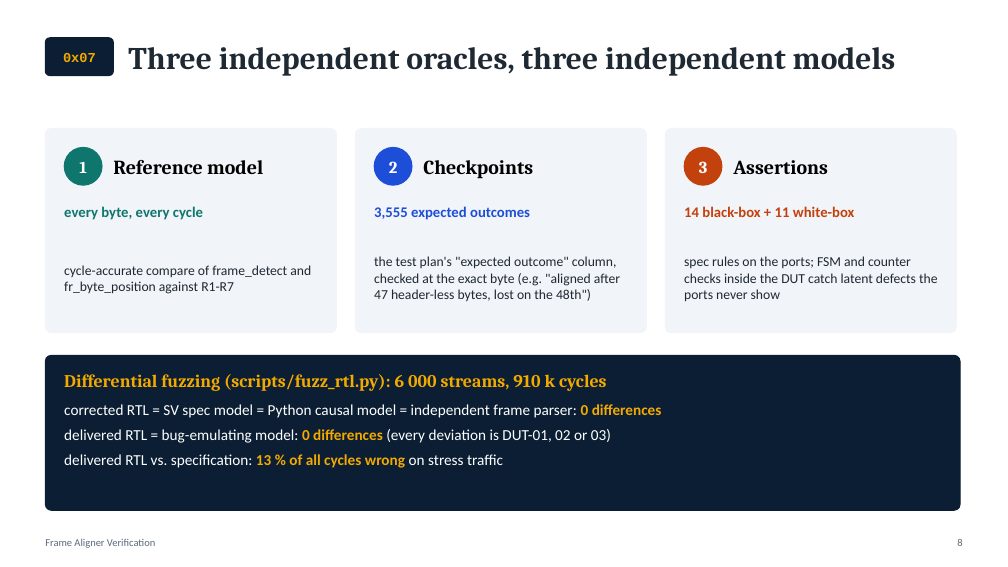
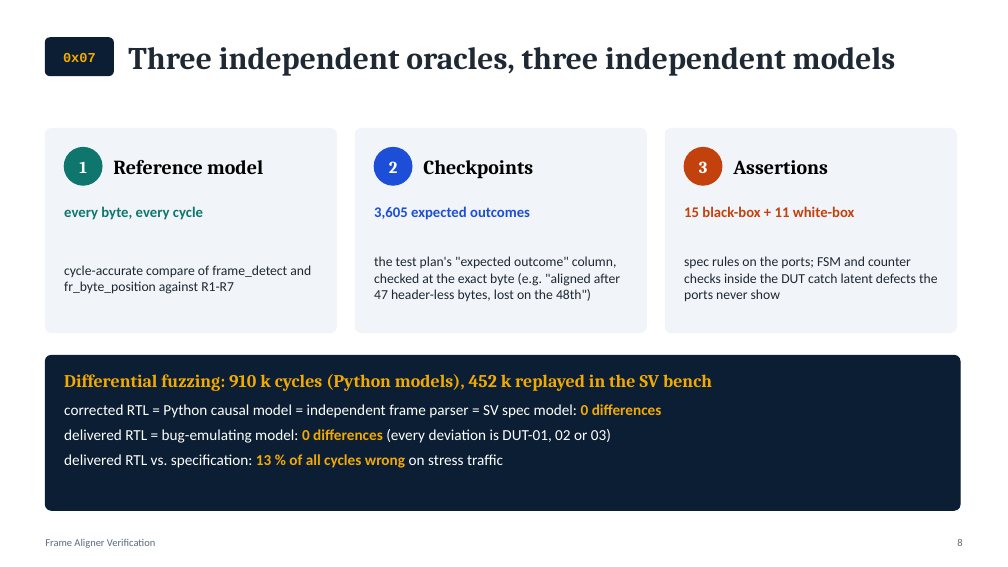
Before and after one commit to yakir1991/Frame-Aligner-verification, a slide deck: slide 8 of docs/Frame_Aligner_Verification.pptx. Drawn at 1008x567 pixels with LibreOffice and Linux fonts; fonts in the diff are those of the drawing. Boxes give left, top, right and bottom in pixels: in the first picture for what was removed or moved away, otherwise in the second. Text is boxed around its words. In the diff, an @@ line names an element or a change of style, - is before the commit and + after.

```diff
--- a/docs/Frame_Aligner_Verification.pptx
+++ b/docs/Frame_Aligner_Verification.pptx
@@ text at bbox=[374, 206, 530, 220]: text changed @@
-3,555 expected outcomes
+3,605 expected outcomes
@@ text at bbox=[684, 206, 855, 217]: text changed @@
-14 black-box + 11 white-box
+15 black-box + 11 white-box
@@ text at bbox=[64, 374, 712, 391]: text changed @@
-Differential fuzzing (scripts/fuzz_rtl.py): 6 000 streams, 910 k cycles
+Differential fuzzing: 910 k cycles (Python models), 452 k replayed in the SV bench
@@ text at bbox=[64, 404, 662, 418]: text changed @@
-• corrected RTL = SV spec model = Python causal model = independent frame parser: 0 differences
+• corrected RTL = Python causal model = independent frame parser = SV spec model: 0 differences
```
Also in this commit, not shown: 12 other slides changed, 1 slide added, 8 other files.
